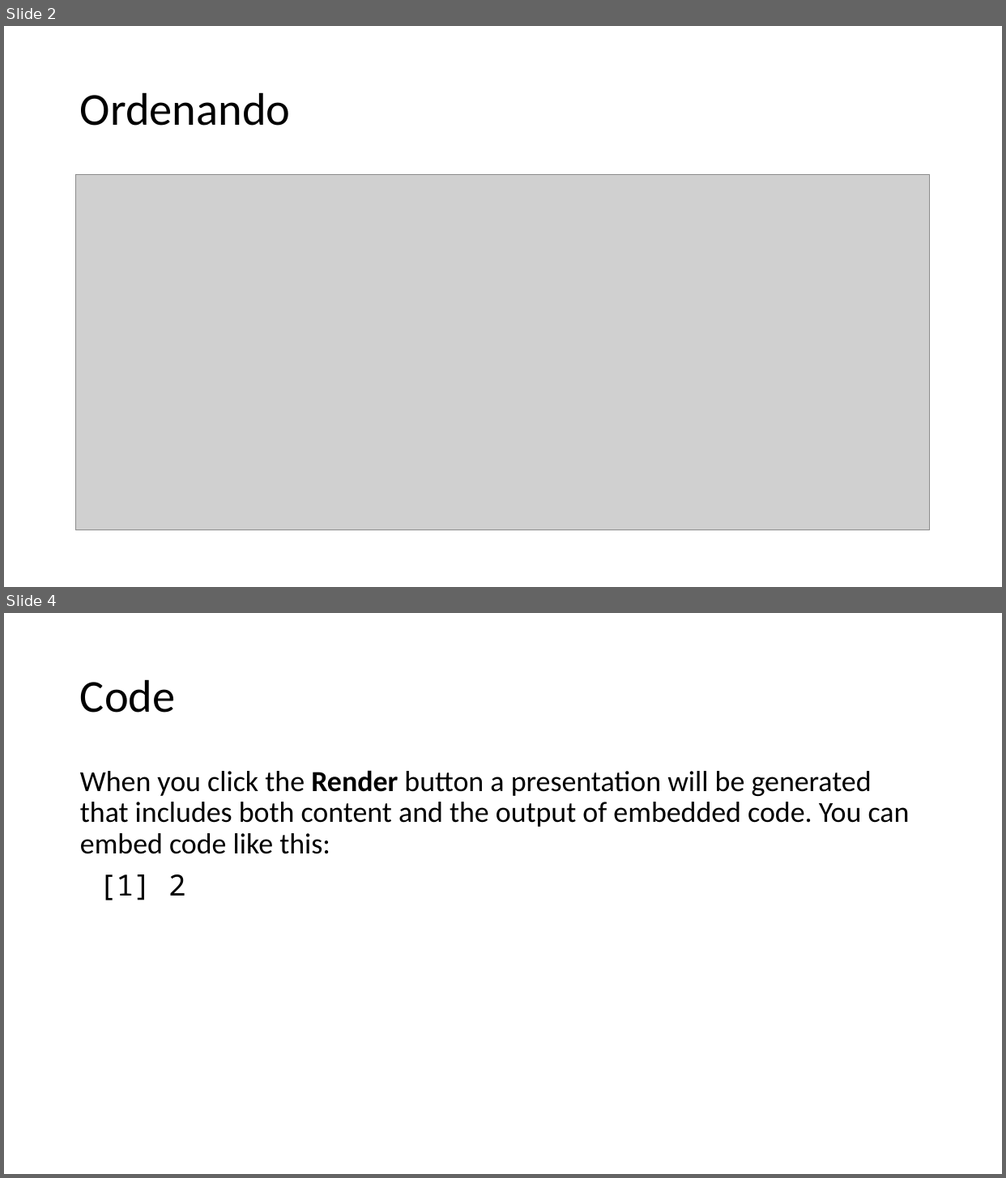
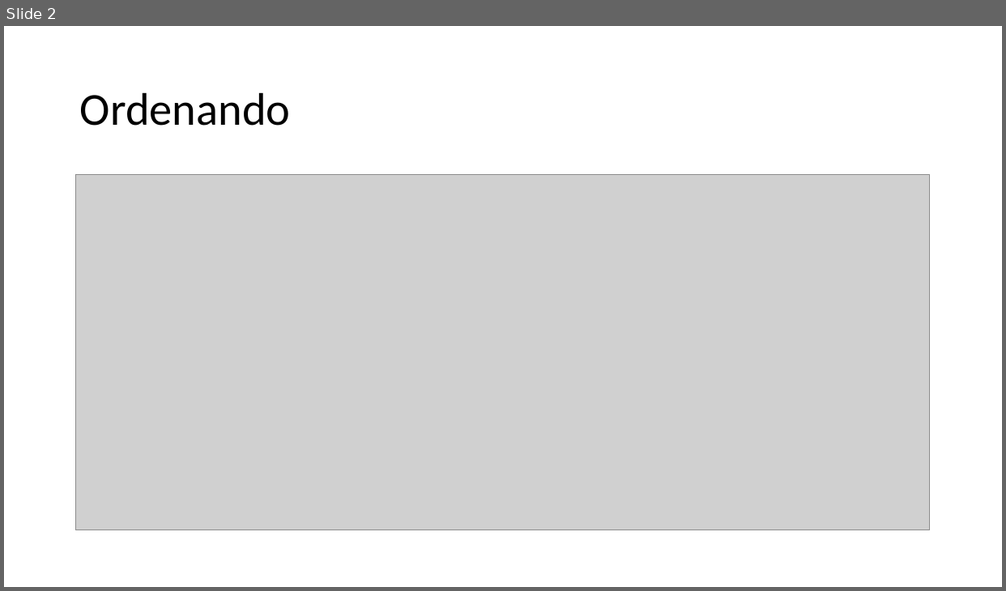
Before and after one commit to wparedesgt/RBasico, a slide deck: presentaciones/S03-New/18_Ordenando.pptx. Shown one above the other, each under a label of ours: slides 2 and 4 before the commit, slide 2 after it; the slides between them are not shown. The pictures are 1006x1178 and 1006x591 pixels, drawn with LibreOffice and Linux fonts; fonts in the diff are those of the drawing; grey boxes stand for pictures; background and template pictures are left out. Boxes give left, top, right and bottom in pixels: in the first picture for what was removed or moved away, otherwise in the second. Text is boxed around its words. In the diff, an @@ line names an element or a change of style, - is before the commit and + after.

```diff
--- a/presentaciones/S03-New/18_Ordenando.pptx
+++ b/presentaciones/S03-New/18_Ordenando.pptx
@@ slide 4 removed at [4,613,1002,1174], background picture (left out) @@
@@ title removed at [80,679,176,713] @@
-Code
@@ text removed at [80,770,910,901] @@
-When you click the Render button a presentation will be generated that includes both content and the output of embedded code. You can embed code like this:
-[1] 2
```
Also in this commit, not shown: 10 slides added, 1 other slide removed, 11 other files.
